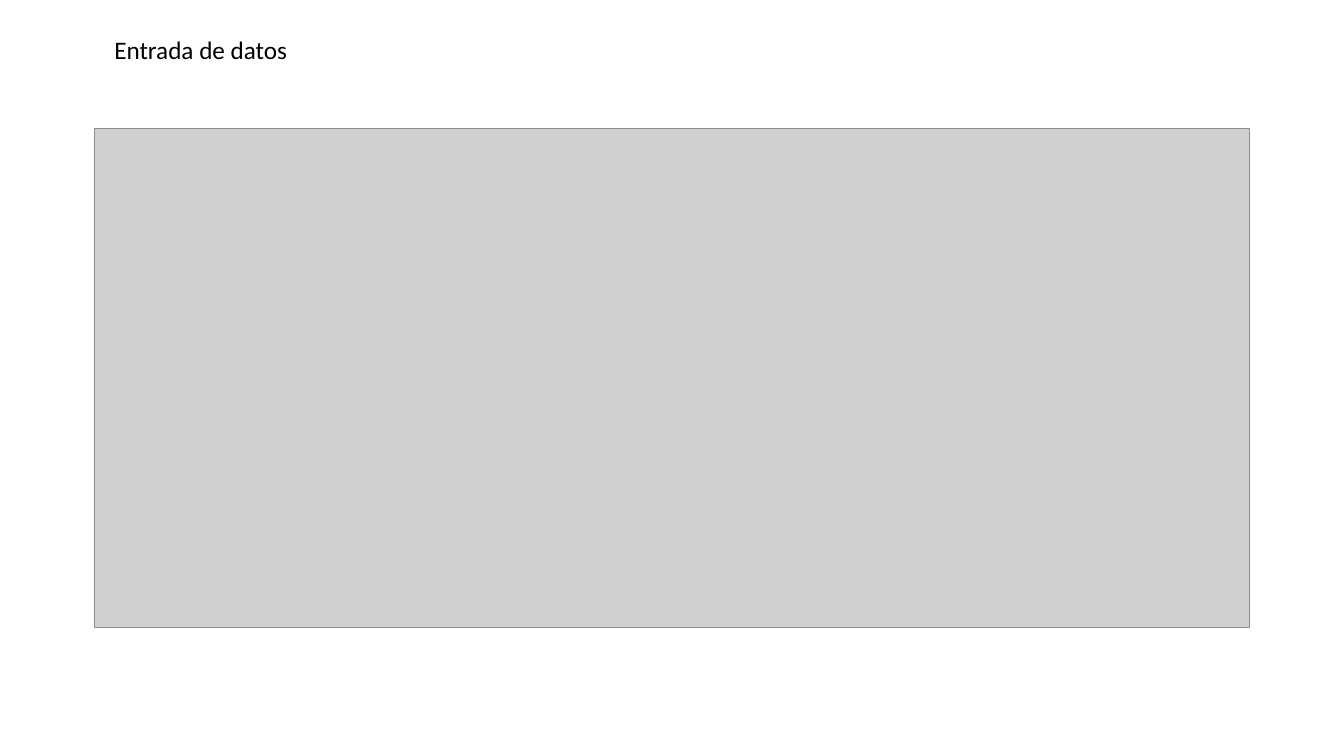
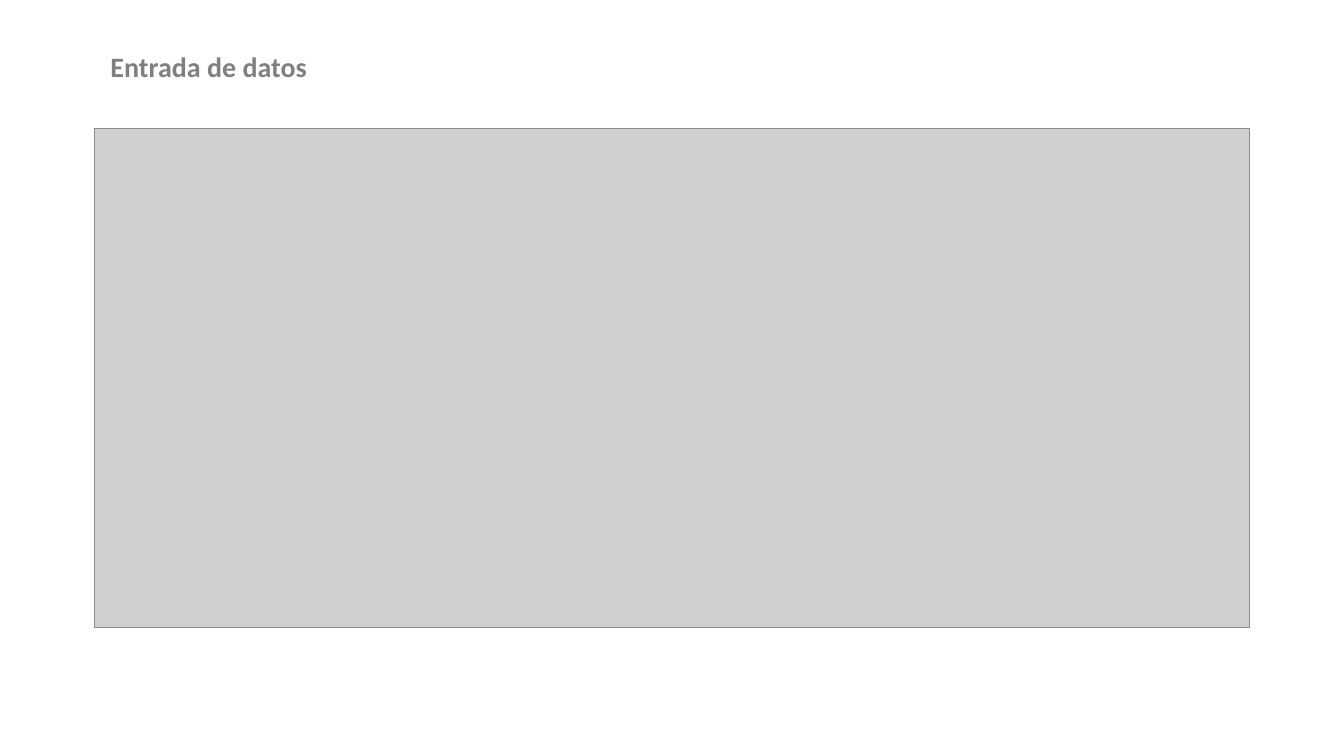
Before and after one commit to mPuchadesdo/Team-Challenge---Team-Victory, a slide deck: slide 6 of Documentacion/JBC/HUNDIR LA FLOTA - ANÁLIISIS.pptx. Drawn at 1344x756 pixels with LibreOffice and Linux fonts; fonts in the diff are those of the drawing; grey boxes stand for pictures. Boxes give left, top, right and bottom in pixels: in the first picture for what was removed or moved away, otherwise in the second. Text is boxed around its words. In the diff, an @@ line names an element or a change of style, - is before the commit and + after.

```diff
--- a/Documentacion/JBC/HUNDIR LA FLOTA - ANÁLIISIS.pptx
+++ b/Documentacion/JBC/HUNDIR LA FLOTA - ANÁLIISIS.pptx
@@ text "Entrada de datos": place and size @@
-text "Entrada de datos" at (114, 41, 287, 60)
+text "Entrada de datos" at (110, 57, 307, 77)
@@ text "Entrada de datos" at (110, 57, 307, 77): size 18 to 20 pt, text colour #000000 to #808080, bold on @@
```
Also in this commit, not shown: 6 other slides changed, 1 other file.
